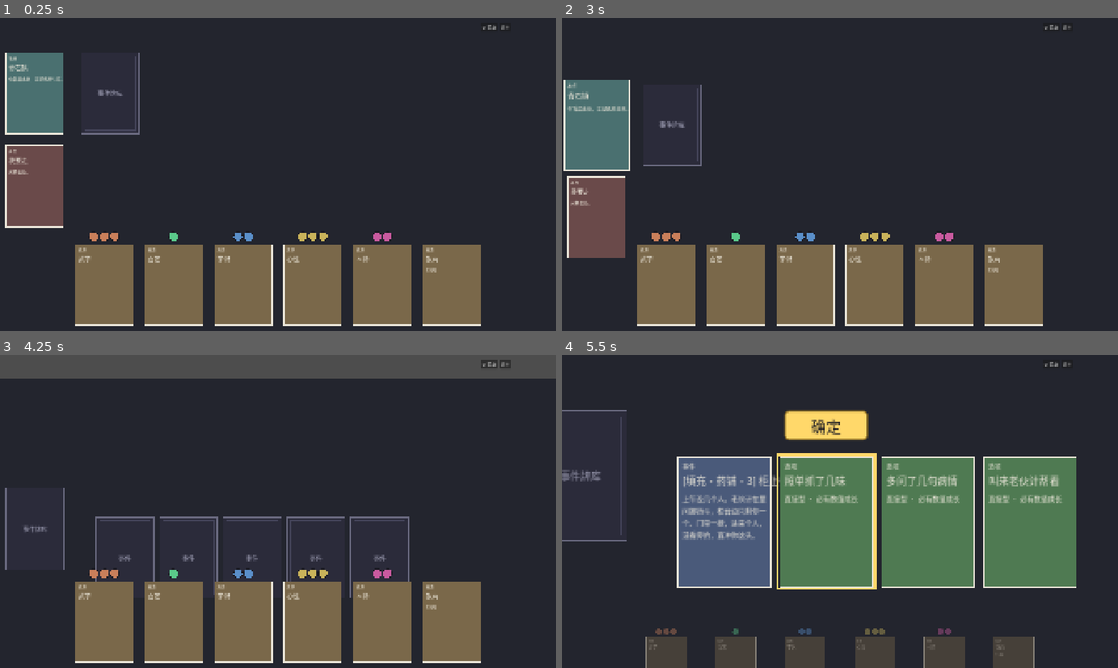
Above: before the commit, frames 1-4 (two rows, left to right).
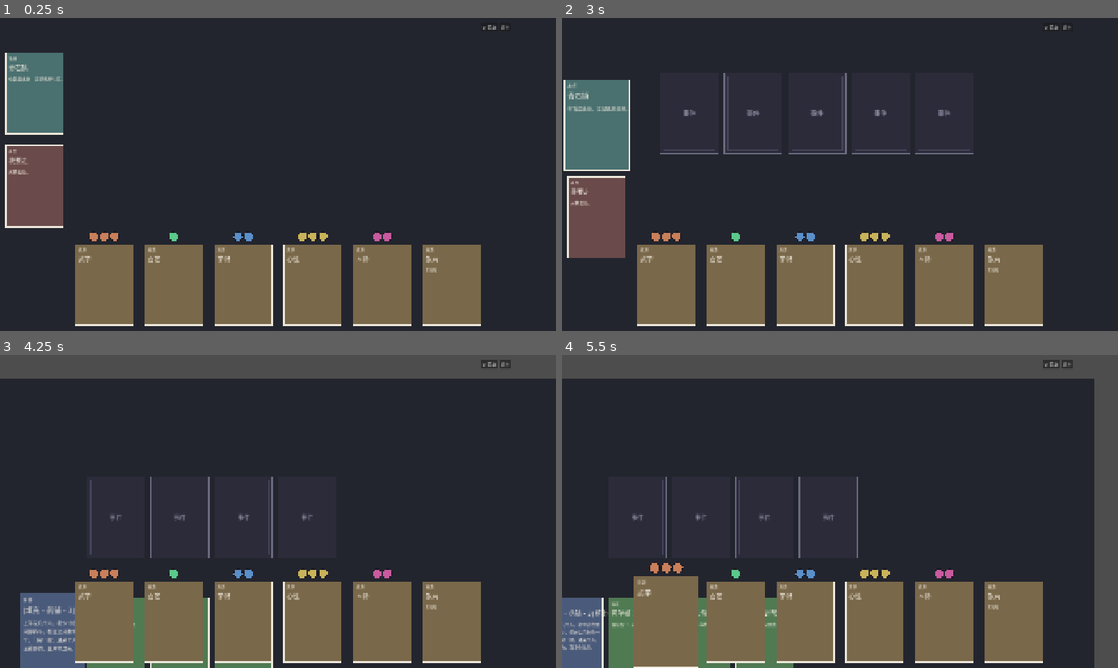
Above: after the commit, the same moments.

Repository: lwbiuchsjk/zhengdao-cards
Game: Godot game, scene res://card_table.tscn
Two runs of this game, one before a commit and one after it. Both use one fixed random seed, a clock stepped at 60 frames per second and the inputs below.
Inputs (mouse positions are in pixels of both pictures, inside the frame that each line leads up to):
- Up to frame 1 (0.25 s): no input
- Up to frame 2 (3 s): click "⚙ 菜单" at 0.5 s; click "⚙ 菜单" at 1.25 s; click "⚙ 菜单" at 2 s; tap Enter at 2.75 s; drag from (595, 93) to (595, 187) at 2.77 s
- Up to frame 3 (4.25 s): tap Space at 3.5 s; drag from (111, 524) to (33, 614) at 3.52 s
- Up to frame 4 (5.5 s): tap Enter at 4.25 s; move the mouse to (684, 558) at 4.27 s; click (684, 558) at 4.42 s; tap Space at 5 s; drag from (751, 558) to (667, 621) at 5.02 s

The runs differ from the first frame. In frame 1, 0.3% of the frame differs, in the area x 14-26%, y 11-38%; in frame 2, 1.2%; in frame 3, 5.4%; in frame 4, 62%, in the area x 0-100%, y 0-100%.

Commit message:
feat(批次一 持久盘面): 地点卡开包 + 余背留桌 + F2 锁定 + DD1 镜像派
把盲选窗口从"临时·选完即散"改为"持久盘面·跨事件留桌"(真源
[[事件包交互流程_持久盘面与流程驱动_MVP]] §九批次一):

- 入口迁移: 移除【事件牌库】卡(LID_DECK), 开包并入【地点卡】clicked
  → _open_pack; 开包即 _location_locked 锁定(F2, MVP 单程不恢复)。
- 持久盘面: 新增 _board_cards(盘面卡背跨事件留桌)/ _board_active
  (active 事件结算守卫)/ 盘面·因果链双 origin; _on_board_pick 选中后
  余背不消散、仅摘出转因果链区翻开展开。
- 清场拆分: _clear_chain → _clear_event_chain(单事件)+ _clear_board
  (整盘面); 本批次只建结构, 触发点(继续/玩满C/包结束)属批次二。
- DD1 镜像派: blind 手牌卡走 _spawn_mirror_card, 只持引擎 _card_store
  的 CardData(前端 uid==引擎 uid)+ 进 registry, 不进前端 _zone_store
  (杜绝双 store 同 cN 撞号); 适配器加 engine_card_data(uid);
  _detach_card_data 用 has_card 判别镜像安全。引擎取数失败 = 不变量违例
  → push_error + 跳过(codex P3)。

验证: 编译 0 错 + A1 25/25 + F1 21/21 + 主场景 headless 无报错 +
GUI 验收 §七1-2 通过; codex 审查无 P1/P2, 2 P3 已修。

Co-Authored-By: Claude Opus 4.8 (1M context) <noreply@anthropic.com>

Diff:
--- a/scripts/ui/card_table.gd
+++ b/scripts/ui/card_table.gd
@@ -26,7 +26,6 @@
 const ZONE_DISCARD := "discard"
 # E0 结构性卡的固定 logical_id(无引擎 def, 用约定常量)
 const LID_LOCATION := "loc_anchor"
-const LID_DECK := "event_deck"
 const LID_LEAVE := "leave"
 
 # Line B S8.3: USE_ENGINE 开关 — true = 走真引擎 (EngineDataSource), false = 走 Line A 原 mock (MockDataSource)。
@@ -46,11 +45,15 @@
 
 # ---- 因果链(§2.3)状态 ----
 const SLOT_DX := 220.0    # 因果链横向间距(事件→选项→结果 始终向右; 卡宽 200 + 间隙)
-var _chain_nodes: Array[Node] = []   # 当前链上的卡, 用于清空
+const BOARD_DX := 220.0   # 持久盘面卡背横向间距(待办盘面一排)
+var _chain_nodes: Array[Node] = []   # 当前 active 事件链的卡/标记(事件→选项→结果), 单事件粒度清场
 var _option_cards: Array[Node] = []  # 当前选项卡(选定后清除未选中的)
-var _window_cards: Array[Node] = []  # F1 盲选窗口: 当前摊出的 K 张卡背(盲选后未选中的消散)
-var _window_picked: bool = false     # F1 盲选守卫: 窗口期已选过 → 拒绝重复点(防消散 tween 内重复触发)
-var _chain_origin: Vector2 = Vector2.ZERO
+# ---- 持久盘面(批次一: 待办盘面跨事件留桌; 真源 [[事件包交互流程_持久盘面与流程驱动_MVP]]) ----
+var _board_cards: Array[Node] = []   # 待办盘面卡背(镜像引擎 handQueue): 盲选一张少一张, 余背留桌
+var _board_active: bool = false      # 盲选守卫: 已有 active 事件结算中 → 余背暂不可选(批次二继续后解锁)
+var _location_locked: bool = false   # F2: 地点卡开包瞬间锁定, MVP 单程不恢复
+var _board_origin: Vector2 = Vector2.ZERO   # 盘面区起点(卡背横排基准; §五边原型边定)
+var _chain_origin: Vector2 = Vector2.ZERO   # 因果链区起点(选中卡飞抵此处翻开+展开)
 var _options_shown: bool = false     # 选项已展开守卫(同步置位, 防翻牌 tween 期间重复点击)
 var _result_shown: bool = false
 var _result_revealed: bool = false   # 结果已揭示守卫(防屏息窗口内重复点击)
@@ -130,12 +133,16 @@
 	return c
 
 ## E0 数据层注销: Card 转入目标 Zone(数据留档)+ 注销前端镜像。不负责视觉回收(非卡 no-op)。
+## DD1 镜像安全: 镜像卡(引擎 store 持有、前端 _zone_store 无)只注销镜像、不动前端 store
+##   (否则 move_card 对不存在 uid 会 push_warning); 引擎侧 store 的清理由引擎 _clear_pack_context
+##   负责(批次二继续推进时触发)。前端自持卡照常转 discard 留档。
 func _detach_card_data(node: Node, to_zone: String = ZONE_DISCARD) -> void:
 	if node == null or not (node is CardScn):
 		return
 	var model: CardData = node.get("model")
 	if model != null and not model.card_uid.is_empty():
-		_zone_store.move_card(model.card_uid, to_zone)
+		if _zone_store.has_card(model.card_uid):
+			_zone_store.move_card(model.card_uid, to_zone)
 		_registry.unregister(node)
 
 ## E0 统一 despawn: 数据注销 + 立即视觉回收。
@@ -209,15 +216,13 @@
 	quit_btn.pressed.connect(func() -> void: get_tree().quit())
 	hbox.add_child(quit_btn)
 
-## 地点锚点簇(§2.3, 持久, 上区左端): 地点卡 + 事件牌库 + 我要走
+## 地点锚点簇(§2.3, 持久, 上区左端): 地点卡 + 我要走
+## 批次一: 移除【事件牌库】卡 —— 开包入口并入【地点卡】(语义自洽: 事件本由地点调度产出)。
 func _build_anchor_cluster() -> void:
 	var loc := _spawn_card(LID_LOCATION, CardScn.CardType.LOCATION, ZONE_ANCHOR, _upper_zone,
 		"青石镇", "你暂居此处，江湖讯息往来。", true)
 	loc.position = Vector2(440, 520)
-	var deck := _spawn_card(LID_DECK, CardScn.CardType.DECK, ZONE_ANCHOR, _upper_zone,
-		"事件牌库", "", false, "事件牌库")  # 牌背堆; back_label 与抽出的"事件"牌背区分
-	deck.position = Vector2(700, 520)
-	deck.clicked.connect(func(_c: CardScn) -> void: _start_chain())  # 点击抽牌起链
+	loc.clicked.connect(func(_c: CardScn) -> void: _open_pack())  # 点地点卡 = 开本地点事件包
 	var leave := _spawn_card(LID_LEAVE, CardScn.CardType.LEAVE, ZONE_ANCHOR, _upper_zone,
 		"我要走", "另择去处。", true)
 	leave.position = Vector2(440, 840)
@@ -250,13 +255,19 @@
 			card.add_child(m)
 			m.dropped.connect(_on_marker_dropped)  # 投入处理: 拖到选项上 → 绑定到选项
 
-# ---------- 因果链动态槽位(§2.3, 验 B③#5) ----------
-
-## 抽牌起新链(F1 盲选窗口): 清空旧链 → 调 pack_window_for_pile 拿承诺窗口 →
-## 按 mode 摊出 K 张(blind)/ 1 张(single skeleton)卡背, 横排; 每张点击接 _on_hand_pick。
-func _start_chain() -> void:
-	_clear_chain()
-	_chain_origin = Vector2(1010, 620)  # 事件在锚点簇右侧; 选项/结果向右依次展开(始终左→右)
+# ---------- 持久盘面 + 因果链(批次一; §2.3, 验 B③#5) ----------
+
+## 开包(批次一): 点【地点卡】触发。调 pack_window_for_pile 拿承诺窗口 → 摊出 K 张(blind)/
+## 1 张(single skeleton)卡背作【待办盘面】横排 → 地点卡锁定。盘面卡背跨事件留桌, 由 _on_board_pick
+## 逐张盲选, 余背不消散。真源: [[事件包交互流程_持久盘面与流程驱动_MVP]] §二/§九批次一。
+func _open_pack() -> void:
+	if _location_locked:
+		return  # F2: 地点卡开包后锁定, MVP 单程不恢复, 再点无反应
+	# 防御性整桌清场(单程下仅首次开包跑, 盘面/链均空 → 实为 no-op; 防异常重入残留)。
+	_clear_board()
+	_clear_event_chain()
+	_board_origin = Vector2(760, 480)   # 盘面横排起点: 地点卡右侧偏上(§五边原型边定)
+	_chain_origin = Vector2(760, 900)   # 因果链区起点: 盘面下方; 选中卡飞抵此处翻开+向右展开
 	var window: Dictionary = _data_source.pack_window_for_pile()
 	if not window.get("ok", false):
 		push_error("[card_table] pack_window_for_pile failed: %s" % str(window.get("error", "")))
@@ -265,46 +276,71 @@
 	if cards.is_empty():
 		push_error("[card_table] pack_window_for_pile 返回空窗口")
 		return
-	_window_cards.clear()
-	_window_picked = false
+	_location_locked = true   # 开包即锁(F2)
+	_board_cards.clear()
+	_board_active = false
+	var mode := str(window.get("mode", ""))
 	for i in cards.size():
 		var cd: Dictionary = cards[i]
 		var uid := str(cd.get("uid", ""))          # blind: 引擎 handQueue uid; single(skeleton): 空串
-		var event_id := str(cd.get("event_id", "")) # 卡背 logical_id(盲选时玩家不可见, 翻开才显文字)
-		# 摊卡背: face_up=false, title/body 留空(盲选), 翻开后由 pick_hand 返回填入。
-		# uid 采用(前端卡 uid == 引擎 uid)F1 暂不做: 前端/引擎双 store 同 cN 空间会撞号, 且 pick 用闭包
-		# pick_uid 直传引擎 uid、不依赖前端卡 uid。正确实现(手牌卡只镜像引擎 store)随持久盘面落地
-		# (见 [[事件包交互流程_持久盘面与流程驱动_MVP]] §四)。故此处前端自分配 uid。
-		var back := _spawn_card(event_id, CardScn.CardType.EVENT, ZONE_CHAIN, _upper_zone,
-			"", "", false, "")
-		back.position = Vector2(_chain_origin.x + i * SLOT_DX, _chain_origin.y)  # 横排, 复用因果链偏移
-		_chain_nodes.append(back)
-		_window_cards.append(back)
+		var event_id := str(cd.get("event_id", "")) # 卡背 logical_id(盲选时不可见, 翻开才显文字)
+		# DD1 镜像派: blind 卡背是引擎预抽的 handQueue 实例 → 镜像引擎 store(前端卡 uid == 引擎 uid,
+		# 不进前端 _zone_store, 杜绝双 store 撞号)。single(skeleton, uid 空)无引擎 handQueue 实例 →
+		# 退前端自分配(批次二骨架登场再统一; pick 走 stash, uid 空闭包)。
+		var back: CardScn
+		if mode == "blind" and not uid.is_empty():
+			back = _spawn_mirror_card(uid, event_id, _upper_zone)
+			if back == null:
+				continue  # 不变量违例(引擎取数失败), 已报错 → 跳过此卡(盘面会少一张, 故意暴露而非静默)
+		else:
+			back = _spawn_card(event_id, CardScn.CardType.EVENT, ZONE_CHAIN, _upper_zone, "", "", false, "")
+		back.position = Vector2(_board_origin.x + i * BOARD_DX, _board_origin.y)  # 待办盘面横排
+		_board_cards.append(back)
 		# 闭包按值捕获引擎下发的 uid + 节点(blind 传 uid / single 传空串给 pick_hand)。
 		var pick_uid := uid
-		back.clicked.connect(func(c: CardScn) -> void: _on_hand_pick(c, pick_uid))
-
-## 盲选一张手牌(F1): 调 pick_hand → 选中翻开为真实事件 + 余背消散 → 接事件流程(展开选项)。
-## 同步守卫 _window_picked 防消散 tween 期间重复点击。
-func _on_hand_pick(chosen: CardScn, pick_uid: String) -> void:
-	if _window_picked:
-		return
-	_window_picked = true
+		back.clicked.connect(func(c: CardScn) -> void: _on_board_pick(c, pick_uid))
+
+## 镜像 spawn(DD1): 手牌卡背只持引擎 store 的 CardData + 进 registry 镜像, 不进前端 _zone_store。
+## 故前端卡 uid 即引擎 uid, registry 可按引擎 uid 寻址持久手牌卡节点(为"引擎指定操作某张持久卡 →
+## 前端联动"铺路)。引擎取数失败属不变量违例(uid 来自引擎刚预抽进 handQueue 的同一 store, get_card
+## 必命中)→ 响亮报错 + 返回 null(由调用方跳过), 不静默退前端自建(否则 uid 错配难诊断, 违 DD1)。
+func _spawn_mirror_card(uid: String, _logical_id: String, parent: Node) -> CardScn:
+	var data: CardData = null
+	if _data_source.has_method("engine_card_data"):
+		data = _data_source.engine_card_data(uid)
+	if data == null:
+		push_error("[card_table] 镜像取引擎 CardData 失败 uid=%s (不变量违例: handQueue uid 应在引擎 store)" % uid)
+		return null
+	var c := CardScn.new()
+	c.model = data                  # 持引擎 CardData → 前端卡 uid == 引擎 uid
+	c.card_type = data.card_kind
+	c.title_text = ""
+	c.body_text = ""
+	c.start_face_up = false
+	c.back_label = ""
+	parent.add_child(c)
+	_registry.register(c)           # 只镜像引擎 store, 不进前端 _zone_store(避免双 store 撞号)
+	return c
+
+## 盲选盘面一张(批次一): 调 pick_hand → 翻开为真实事件; 余背【留桌】不消散; 选中卡转因果链区
+## 展开选项。守卫 _board_active: active 事件结算中余背暂不可选(继续清场后解锁 → 批次二)。
+func _on_board_pick(chosen: CardScn, pick_uid: String) -> void:
+	if _board_active:
+		return  # 已有 active 事件: 余背暂不可选(防并发; 批次二继续卡推进后才解锁下一张)
+	_board_active = true
 	var event_info: Dictionary = _data_source.pick_hand(pick_uid)
 	if not event_info.get("ok", false):
 		push_error("[card_table] pick_hand failed: %s" % str(event_info.get("error", "")))
-		_window_picked = false  # 失败放守卫, 允许重试(异常恢复)
-		return
-	# 余背消散(_fade_and_free 会从 _chain_nodes 摘除 + 转 discard + 淡出回收)。
-	for w in _window_cards:
-		if w != chosen and is_instance_valid(w):
-			_fade_and_free(w)
-	_window_cards.clear()
-	# 选中卡: 填真实事件文字 → 归位到事件槽(若非首位) → 翻开 → 展开选项。
+		_board_active = false  # 失败放守卫, 允许重试(异常恢复)
+		return
+	# 持久盘面: 余背【不消散、留桌】; 仅把选中卡从盘面摘出、转入 active 事件链。
+	_board_cards.erase(chosen)
+	_chain_nodes.append(chosen)   # 计入事件链 → 批次二继续清场时随链回收(非盘面回收)
+	# 选中卡: 填真实事件文字 → 飞到因果链起点 → 翻开 → 展开选项。
 	chosen.set_face_text(str(event_info.get("title", "")), str(event_info.get("body", "")))
 	if chosen.position != _chain_origin:
 		var tw := chosen.create_tween()
-		tw.tween_property(chosen, "position", _chain_origin, 0.25).set_trans(Tween.TRANS_QUAD).set_ease(Tween.EASE_OUT)
+		tw.tween_property(chosen, "position", _chain_origin, 0.30).set_trans(Tween.TRANS_QUAD).set_ease(Tween.EASE_OUT)
 	chosen.flip_to(true)
 	# 接事件流程: 展开选项(F1 不含 F3 事件级聚焦, 翻开即展开; 守卫防重复)。
 	if not _options_shown:
@@ -710,24 +746,37 @@
 	tw.tween_property(m, "scale", Vector2(0.3, 0.3), 0.40)
 	tw.chain().tween_callback(m.queue_free)
 
-## 清空当前因果链(抽新牌 / 离开时; 锚点簇与手牌不动)
-func _clear_chain() -> void:
+## 清空【当前 active 事件链】(批次一拆分: 单事件粒度; 盘面卡背不动)。
+## 触发点: 批次二【继续】卡推进时调(普通事件继续→回盘面 / 包结束); 批次一仅开包防御性调用。
+## 回收范围: 事件卡 + 选项卡 + 结果卡 + 未领取标记(_chain_nodes), 不含 _board_cards。
+func _clear_event_chain() -> void:
 	if _focus_active:
-		_restore_focus()  # 聚焦中抽新牌: 先还原镜头 + 手牌 + 清 UI
+		_restore_focus()  # 聚焦中清场: 先还原镜头 + 手牌 + 清 UI
 	for node in _chain_nodes:
 		if not is_instance_valid(node):
 			continue
-		if node is CardScn:      # Card → despawn(转 discard + 注销镜像)
+		if node is CardScn:      # Card → despawn(前端卡转 discard / 镜像卡仅注销镜像)
 			_despawn_card(node)
 		else:                    # Marker 等非卡 → 裸回收
 			node.queue_free()
 	_chain_nodes.clear()
 	_option_cards.clear()
-	_window_cards.clear()
-	_window_picked = false
 	_options_shown = false
 	_result_shown = false
 	_result_revealed = false
+
+## 清空【整个待办盘面】(批次一拆分: 包结束 / 玩满 C 余牌消散时调; 批次二接线触发)。
+## 回收范围: 盘面卡背(_board_cards), 不含 active 事件链(_chain_nodes 各自由 _clear_event_chain 回收)。
+func _clear_board() -> void:
+	for node in _board_cards:
+		if not is_instance_valid(node):
+			continue
+		if node is CardScn:      # 镜像卡: _despawn_card → _detach 仅注销镜像(前端 store 无)+ 裸回收
+			_despawn_card(node)
+		else:
+			node.queue_free()
+	_board_cards.clear()
+	_board_active = false
 
 ## 牌桌平移(B③#1): 仅空白处的左键拖拽到达此处(卡/标记已消费各自事件)
 ##
--- a/scripts/ui/engine_data_source.gd
+++ b/scripts/ui/engine_data_source.gd
@@ -226,6 +226,19 @@
 	}
 
 
+# 功能: 按 uid 取引擎 store 持有的 CardData (持久盘面 · DD1 镜像派)。
+# 说明: blind 路的盲选卡背是引擎预抽的 handQueue 实例, 前端只镜像、不在前端 store 自建 ——
+#       前端卡 model 直接持引擎这份 CardData → 前端卡 uid == 引擎 uid, registry 可按引擎 uid
+#       寻址该持久手牌卡节点 (杜绝 F1 双 store 同 cN 空间撞号)。引擎是 uid 真源, 调用方只读。
+func engine_card_data(uid: String) -> CardData:
+	if _engine == null:
+		return null
+	var store: CardZoneStore = _engine.get_card_store()
+	if store == null:
+		return null
+	return store.get_card(uid)
+
+
 # 功能: 盲选一张手牌 → 出真实承诺事件 (F1 点牌回调)。
 # 参数: card_uid — blind 路传引擎 handQueue 的 uid; single 路 (skeleton) 传空串。
 # 返回: 同 events_for_pile 形 { ok, event_id, title, body, has_choice, choice_point_id } 或 { ok:false, error }
Not shown, changed: CLAUDE.md
